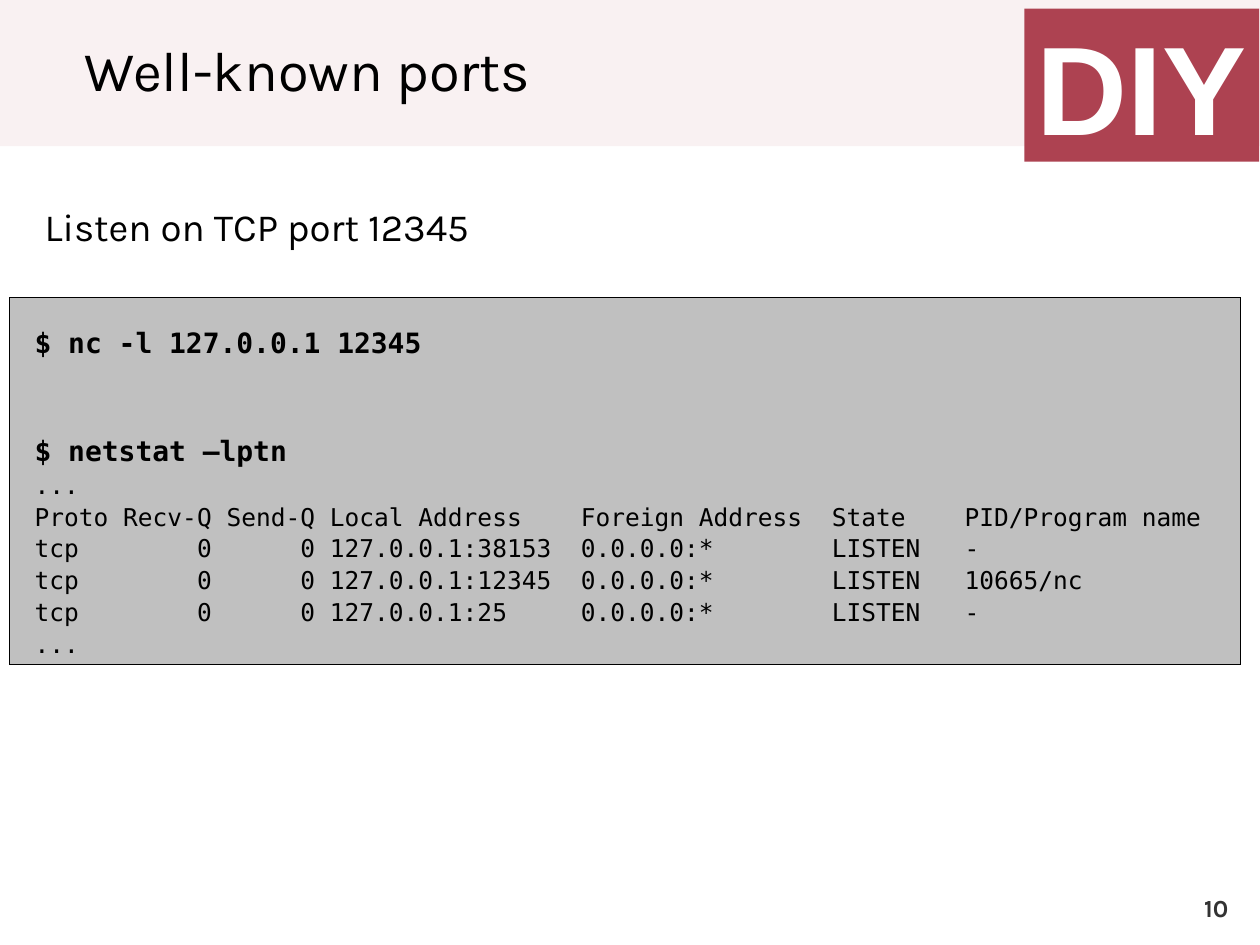
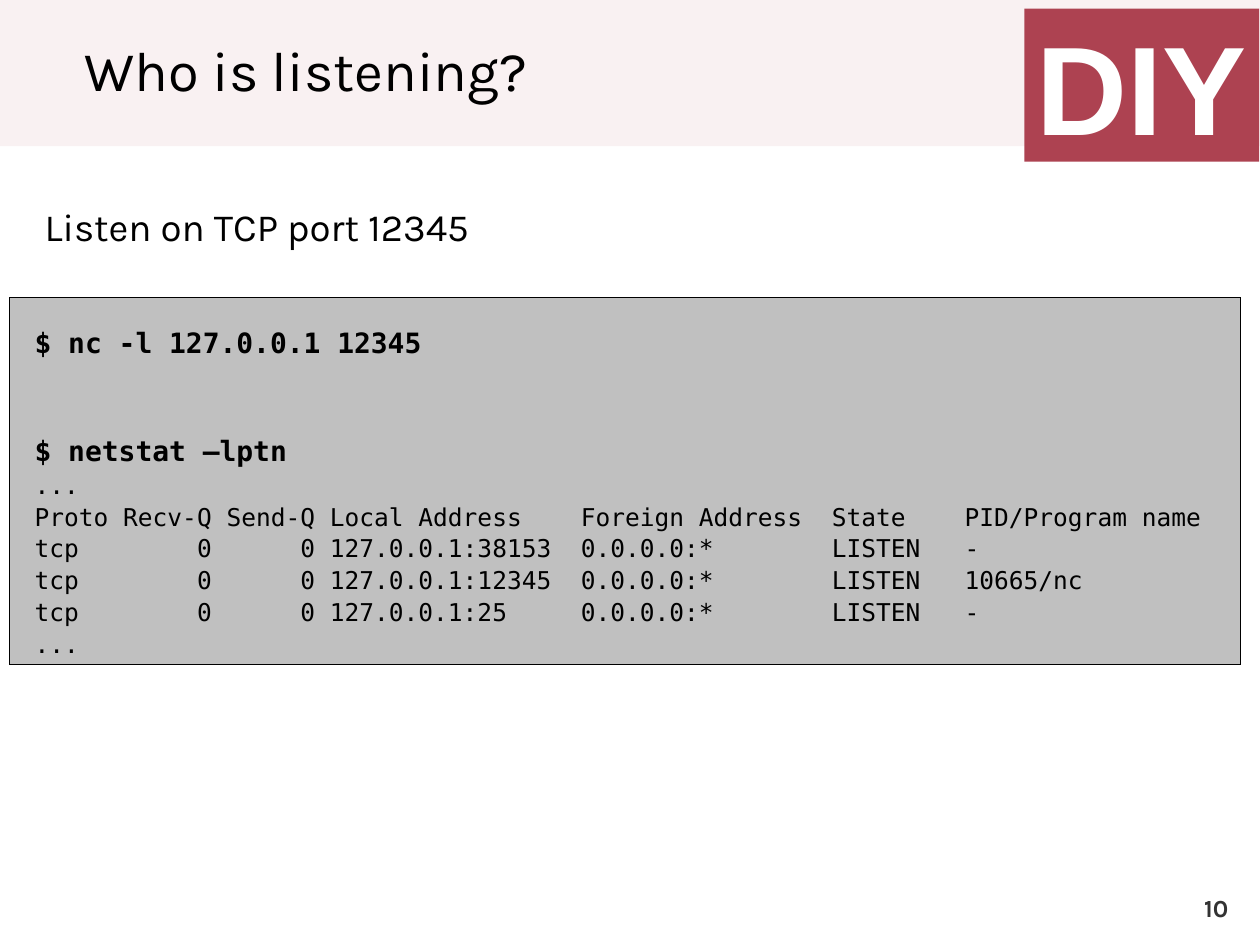
Before and after one commit to cletomartin/redes1, a slide deck: slide 10 of slides/transport.odp. Drawn at 1260x945 pixels with LibreOffice and Linux fonts; fonts in the diff are those of the drawing. Boxes give left, top, right and bottom in pixels: in the first picture for what was removed or moved away, otherwise in the second. Text is boxed around its words. In the diff, an @@ line names an element or a change of style, - is before the commit and + after.

```diff
--- a/slides/transport.odp
+++ b/slides/transport.odp
@@ title at [85,52,527,104]: text changed @@
-Well-known ports
+Who is listening?
```
Also in this commit, not shown: 6 other slides changed, 2 slides added, 2 other files.
